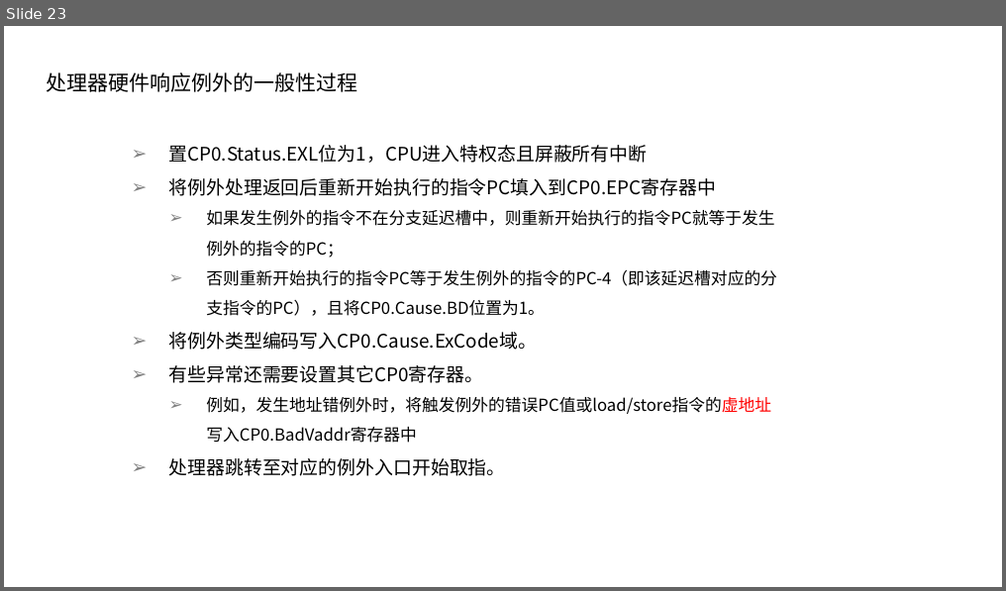
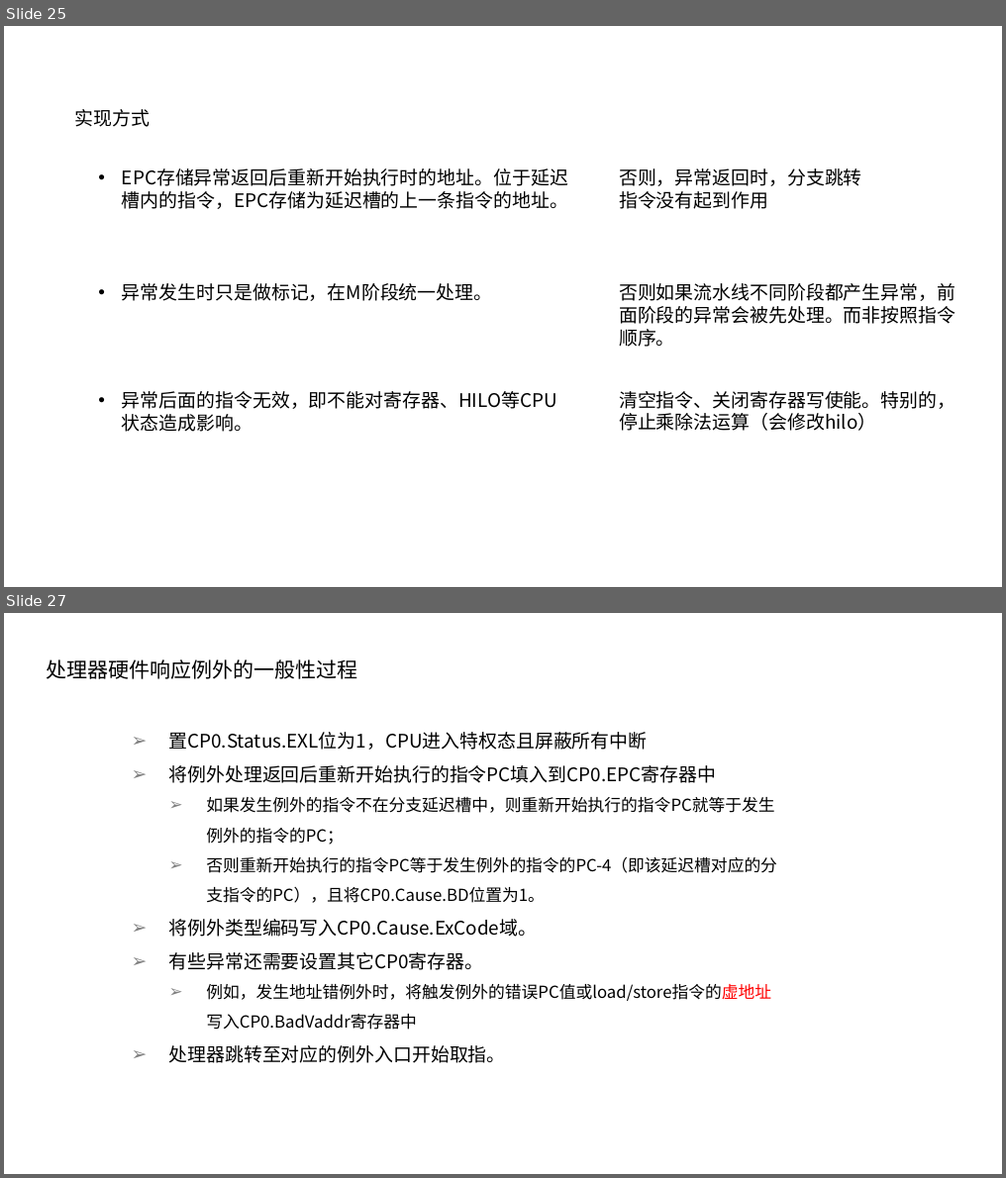
Before and after one commit to y0fy/CO-lab-material-CQU, a slide deck: doc/ppt/2020/硬综讲解1.pptx. Shown one above the other, each under a label of ours: slide 23 before the commit, slides 25 and 27 after it; the slides between them are not shown. The pictures are 1006x591 and 1006x1178 pixels, drawn with LibreOffice and Linux fonts; fonts in the diff are those of the drawing. Boxes give left, top, right and bottom in pixels: in the first picture for what was removed or moved away, otherwise in the second. Text is boxed around its words. In the diff, an @@ line names an element or a change of style, - is before the commit and + after.

```diff
--- a/doc/ppt/2020/硬综讲解1.pptx
+++ b/doc/ppt/2020/硬综讲解1.pptx
@@ slide 25 added at box(4, 26, 1002, 587), background #FFFFFF @@
@@ text added at box(74, 109, 150, 127), 18 pt, text #000000 @@
+实现方式
@@ text added at box(122, 169, 568, 209), 18 pt, text #000000 @@
+• EPC存储异常返回后重新开始执行时的地址。位于延迟槽内的指令，EPC存储为延迟槽的上一条指令的地址。
@@ text added at box(619, 169, 862, 209), 18 pt, text #000000 @@
+否则，异常返回时，分支跳转指令没有起到作用
@@ text added at box(122, 283, 492, 301), 18 pt, text #000000 @@
+• 异常发生时只是做标记，在M阶段统一处理。
@@ text added at box(619, 283, 955, 347), 18 pt, text #000000 @@
+否则如果流水线不同阶段都产生异常，前面阶段的异常会被先处理。而非按照指令顺序。
@@ text added at box(122, 391, 557, 432), 18 pt, text #000000 @@
+• 异常后面的指令无效，即不能对寄存器、HILO等CPU状态造成影响。
@@ text added at box(619, 391, 955, 431), 18 pt, text #000000 @@
+清空指令、关闭寄存器写使能。特别的，停止乘除法运算（会修改hilo）
@@ what was slide 23 is now slide 27 @@
```
Also in this commit, not shown: 14 slides changed, 22 other slides added, 6 slides removed, 3 other files.
